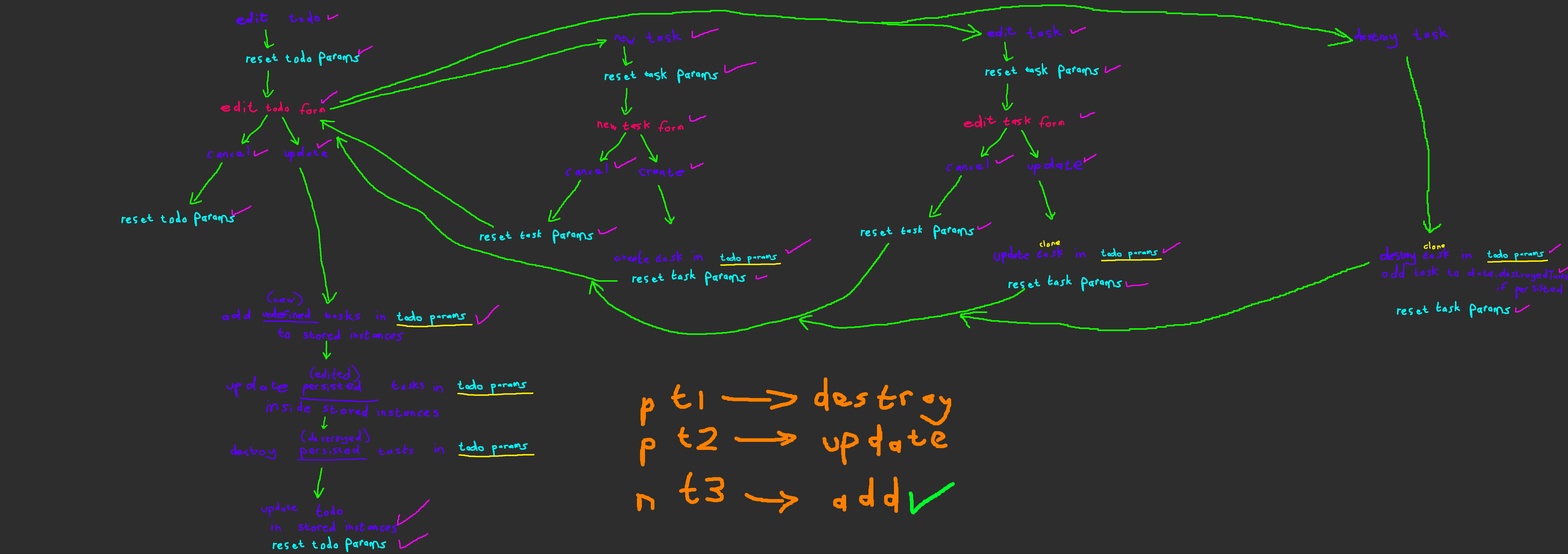
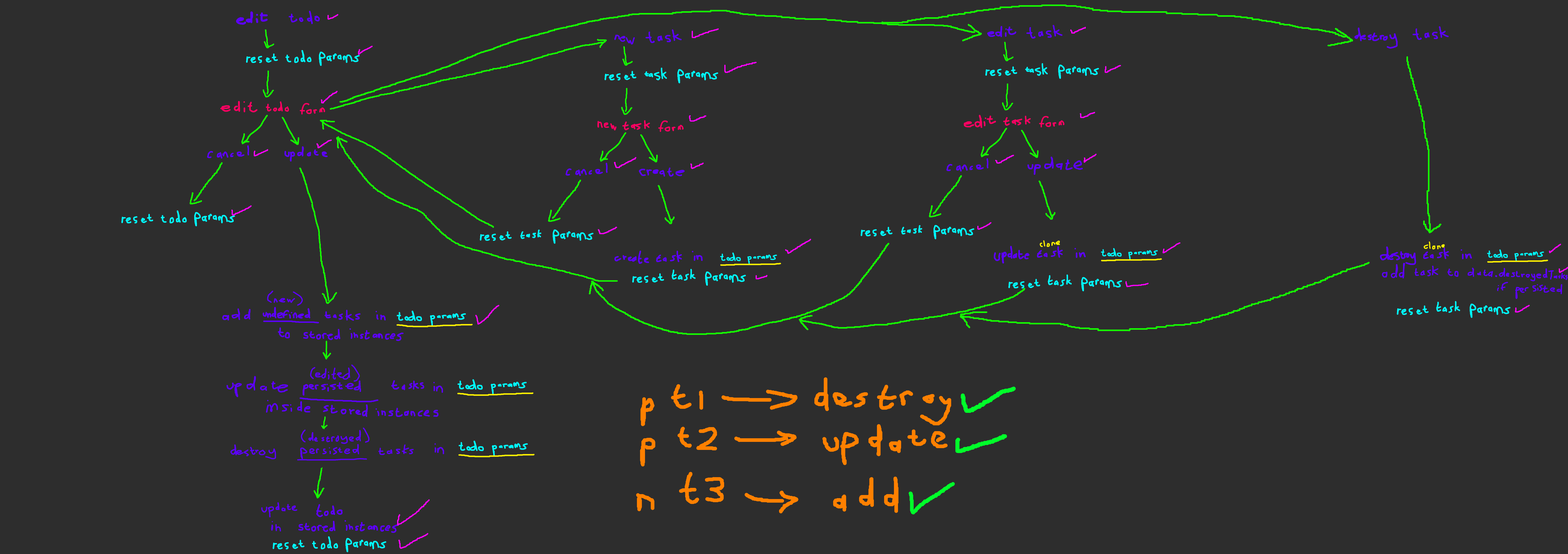
Two versions of the same layered image (1568x554). Layer-by-layer changes:
painted on "temp" over 955, 386, 1016, 454
painted on "Paint Layer 2" over 955, 386, 1016, 454
painted on "Paint Layer 1" over 955, 386, 1016, 454
